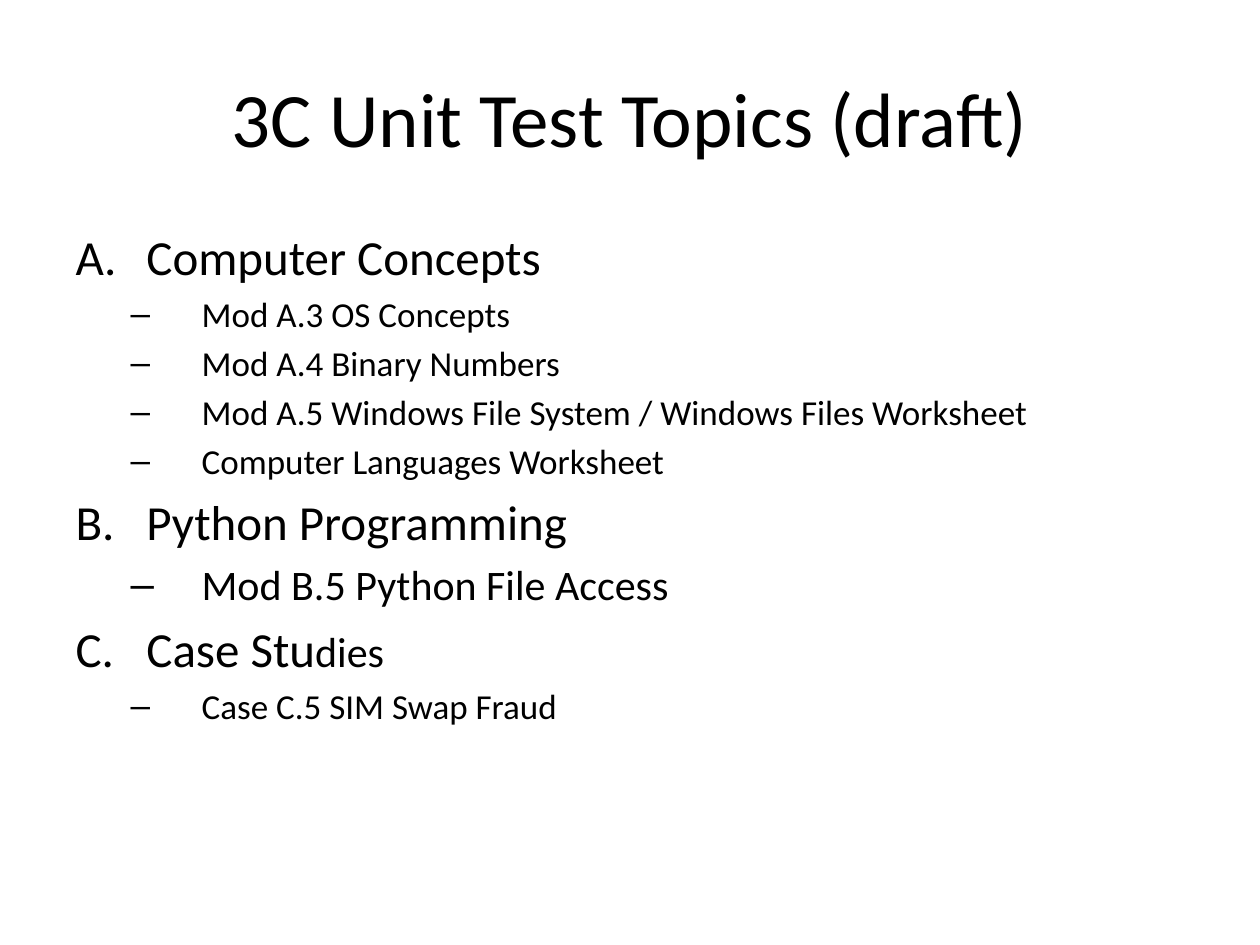
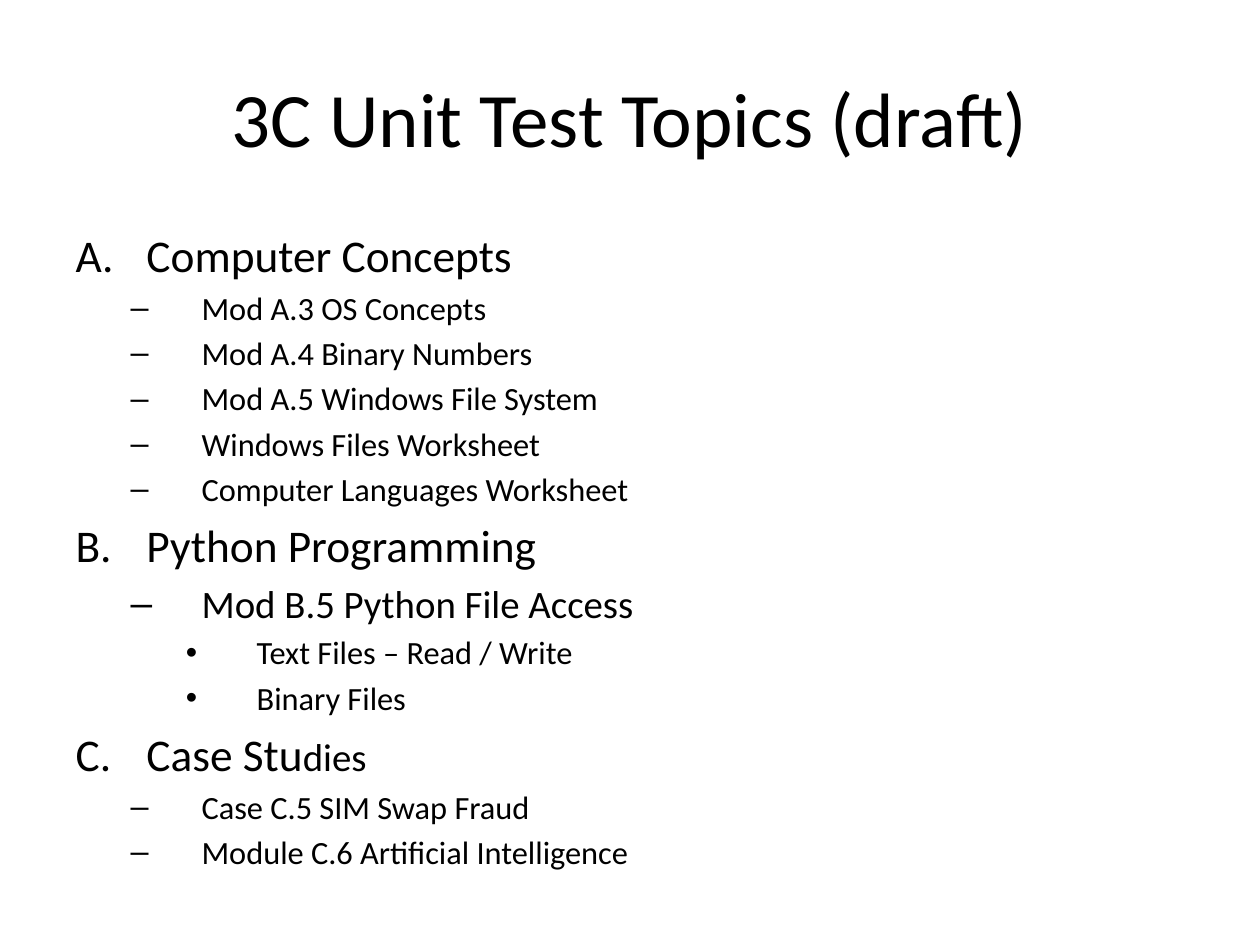
Before and after one commit to Greg5519/Old4C, a slide deck: slide 3 of Daily Agendas/Day15.2_JobPresentation2.pptx. Drawn at 1260x945 pixels with LibreOffice and Linux fonts; fonts in the diff are those of the drawing. Boxes give left, top, right and bottom in pixels: in the first picture for what was removed or moved away, otherwise in the second. Text is boxed around its words. In the diff, an @@ line names an element or a change of style, - is before the commit and + after.

```diff
--- a/Daily Agendas/Day15.2_JobPresentation2.pptx
+++ b/Daily Agendas/Day15.2_JobPresentation2.pptx
@@ text at bbox=[146, 242, 633, 825]: size 28 to 25.9 pt in "Computer Concepts", "Python Programming", "Case Studies"; size 20 to 18.5 pt in "Mod A.3 OS Concepts", "Mod A.4 Binary Numbers", "Computer Languages Worksheet", "Case C.5 SIM Swap Fraud"; size 24 to 22.2 pt in "Mod B.5 Python File Access", "Studies" @@
@@ text at bbox=[202, 387, 598, 457]: text changed; size 20 to 18.5 pt @@
-  – Mod A.5 Windows File System / Windows Files Worksheet
+  – Mod A.5 Windows File System
+  – Windows Files Worksheet
@@ text at bbox=[257, 641, 572, 716]: paragraphs added @@
+    • Text Files – Read / Write
+    • Binary Files
@@ text at bbox=[202, 841, 628, 870]: paragraph added @@
+  – Module C.6 Artificial Intelligence
```
Also in this commit, not shown: 1 other file.
